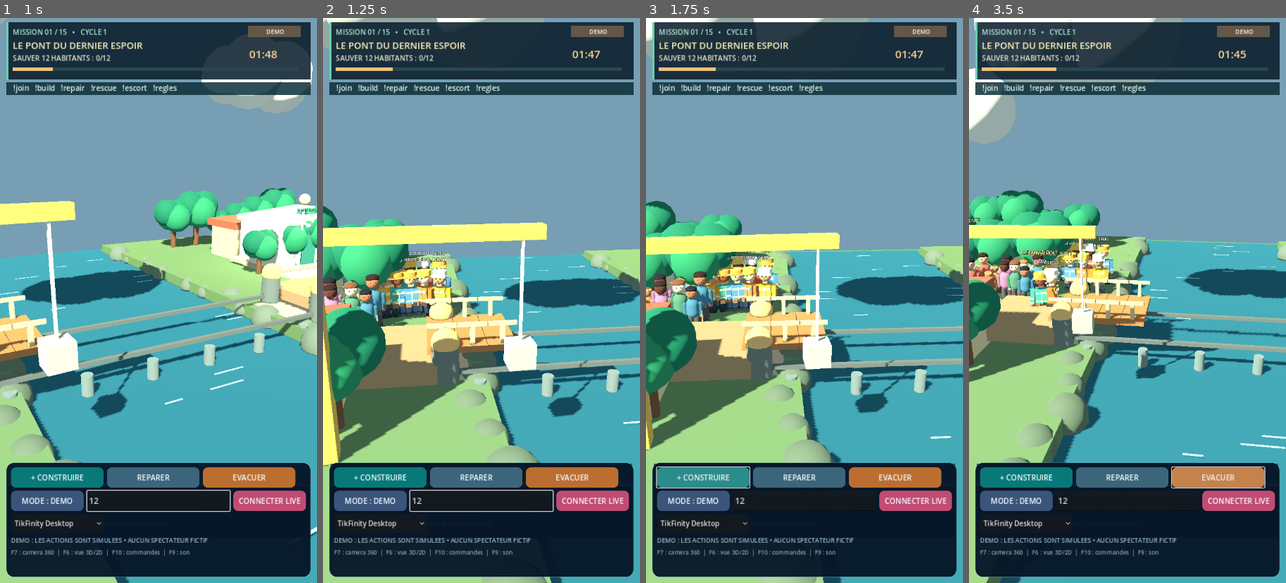
Above: before the commit, frames 1-4 (left to right).
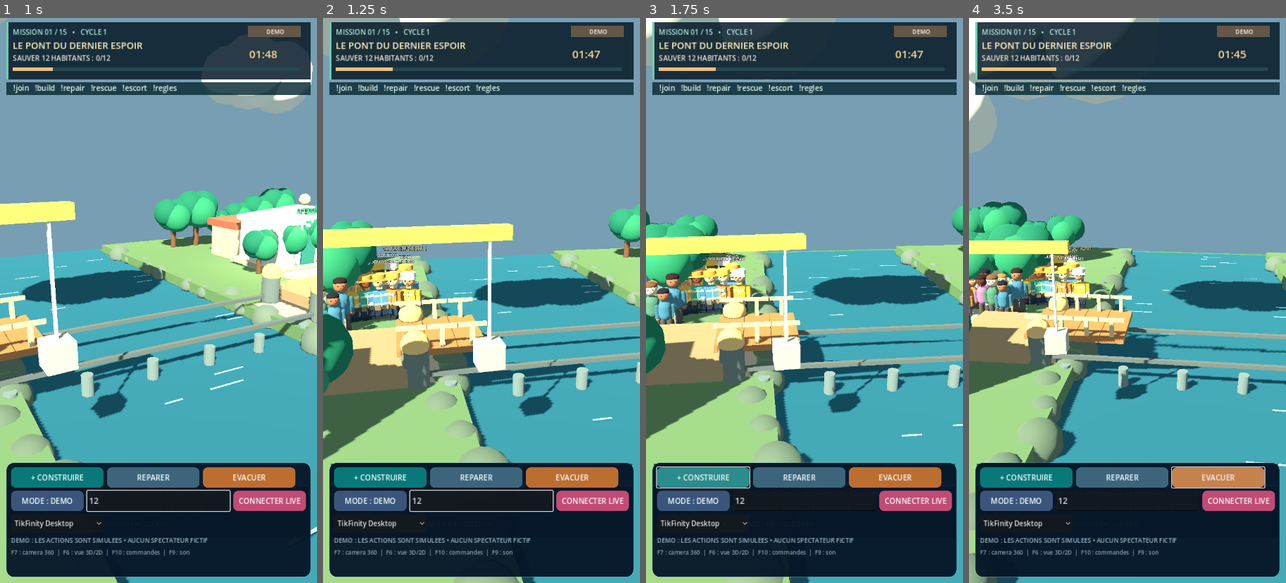
Above: after the commit, the same moments.

Repository: Hsergo/LIVE-BATTLES
Game: Godot game, scene res://main.tscn
Two runs of this game, one before a commit and one after it. Both use one fixed random seed, a clock stepped at 60 frames per second and the inputs below.
Inputs (mouse positions are in pixels of both pictures, inside the frame that each line leads up to):
- Up to frame 1 (1 s): click (158, 498) at 0.52 s; type "12" at 0.6 s
- Up to frame 2 (1.25 s): no input
- Up to frame 3 (1.75 s): click "+ CONSTRUIRE" at 1.25 s
- Up to frame 4 (3.5 s): click "REPARER" at 2 s; click "EVACUER" at 2.75 s

Frame 1 is identical in both runs. In frame 2, 22% of the frame differs, in the area x 0-100%, y 0-100%; in frame 3, 21%; in frame 4, 25%.

Commit message:
fix(3d): prevent stale chat actions and rescued NPC closeups replaying between missions

Diff:
--- a/rescue/game/scripts/world_3d.gd
+++ b/rescue/game/scripts/world_3d.gd
@@ -178,8 +178,10 @@
 	rescue_rotor = null
 	rain.clear()
 	civilians = null
-	last_event = 0
-	last_saved = 0
+	# Avoid replaying old participants' work effects after a scene transition.
+	# New authentic events continue with monotonically increasing event_id.
+	last_event = int(state.get("event_id"))
+	last_saved = int(state.get("saved"))
 	# Generous terrain so full orbit never reveals a void.
 	_box(terrain,Vector3(0,-2.4,0),Vector3(52,2.5,48),Color("#4b805d"))
 	_box(terrain,Vector3(-15.0,-0.55,0),Vector3(19,1.25,39),Color("#688e64"))
